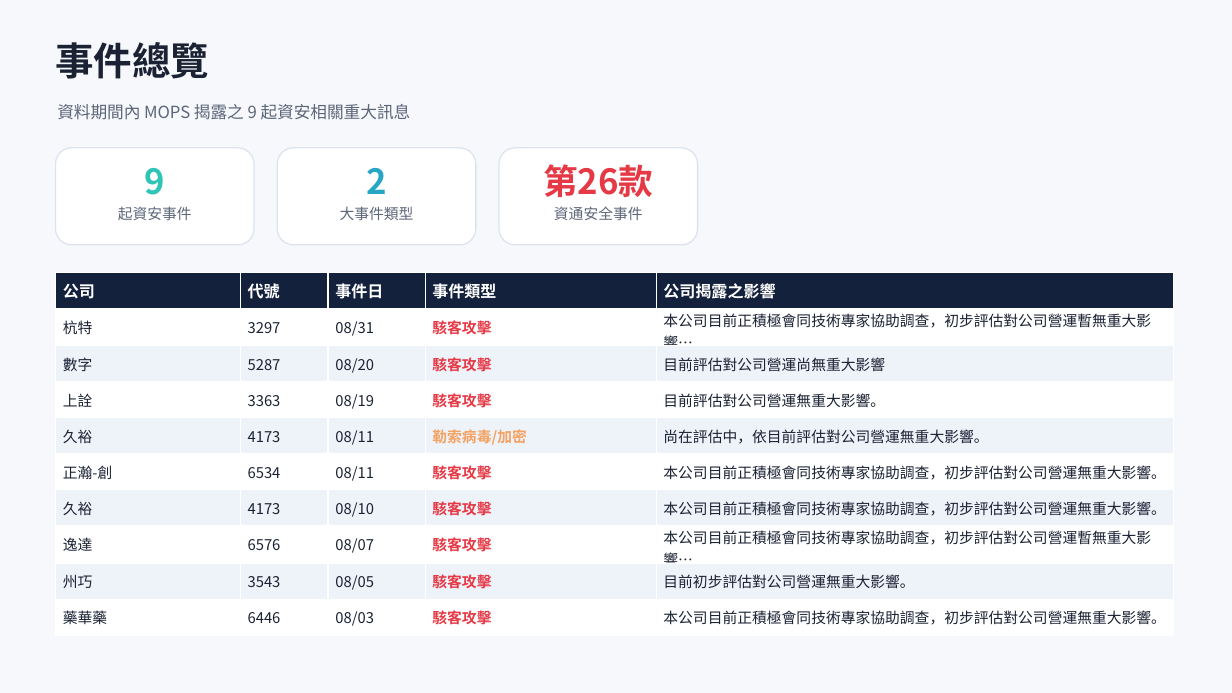
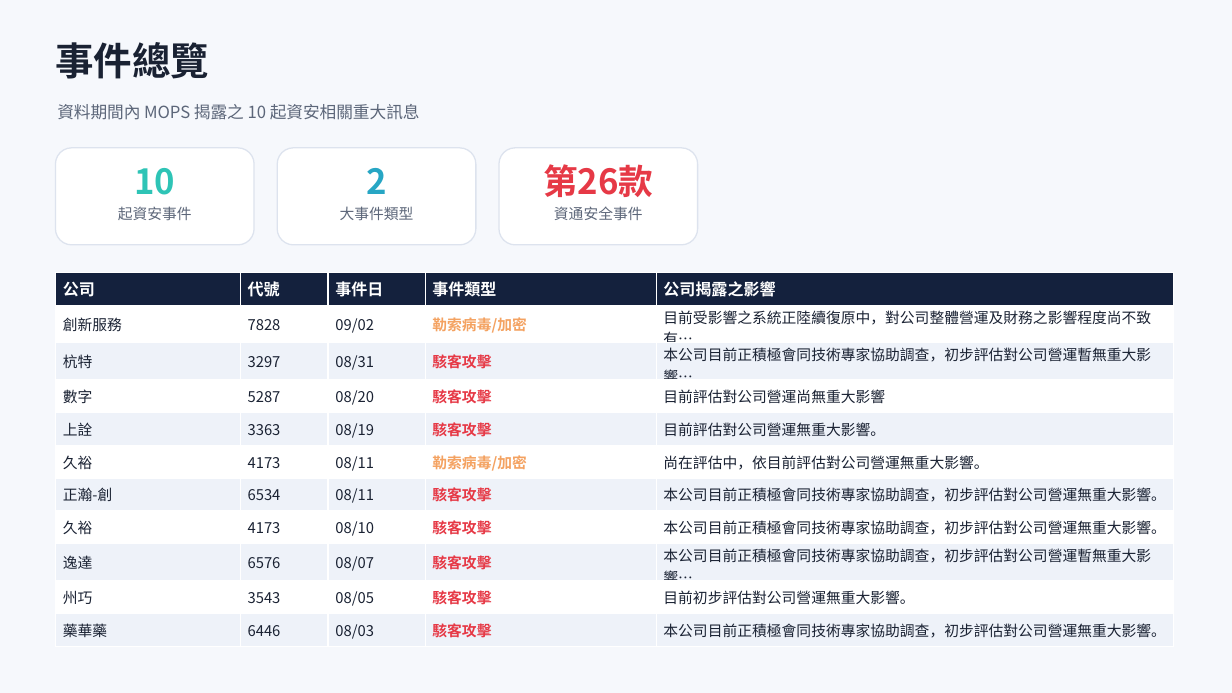
Before and after one commit to Johnnylin77/mops-isec-monitor, a slide deck: slide 2 of 資安事件因應分析.pptx. Drawn at 1232x693 pixels with LibreOffice and Linux fonts; fonts in the diff are those of the drawing. Boxes give left, top, right and bottom in pixels: in the first picture for what was removed or moved away, otherwise in the second. Text is boxed around its words. In the diff, an @@ line names an element or a change of style, - is before the commit and + after.

Commit message:
MOPS report: 2026-09-03

```diff
--- a/資安事件因應分析.pptx
+++ b/資安事件因應分析.pptx
@@ text at [57,104,420,120]: text changed @@
-資料期間內 MOPS 揭露之 9 起資安相關重大訊息
+資料期間內 MOPS 揭露之 10 起資安相關重大訊息
@@ text at [134,168,175,195]: text changed @@
-9
+10
@@ table at [55,273,1174,643] @@
+row 2: 創新服務 | 7828 | 09/02 | 勒索病毒/加密 | 目前受影響之系統正陸續復原中，對公司整體營運及財務之影響程度尚不致有…
```
Also in this commit, not shown: 6 other slides changed, 2 other files.
